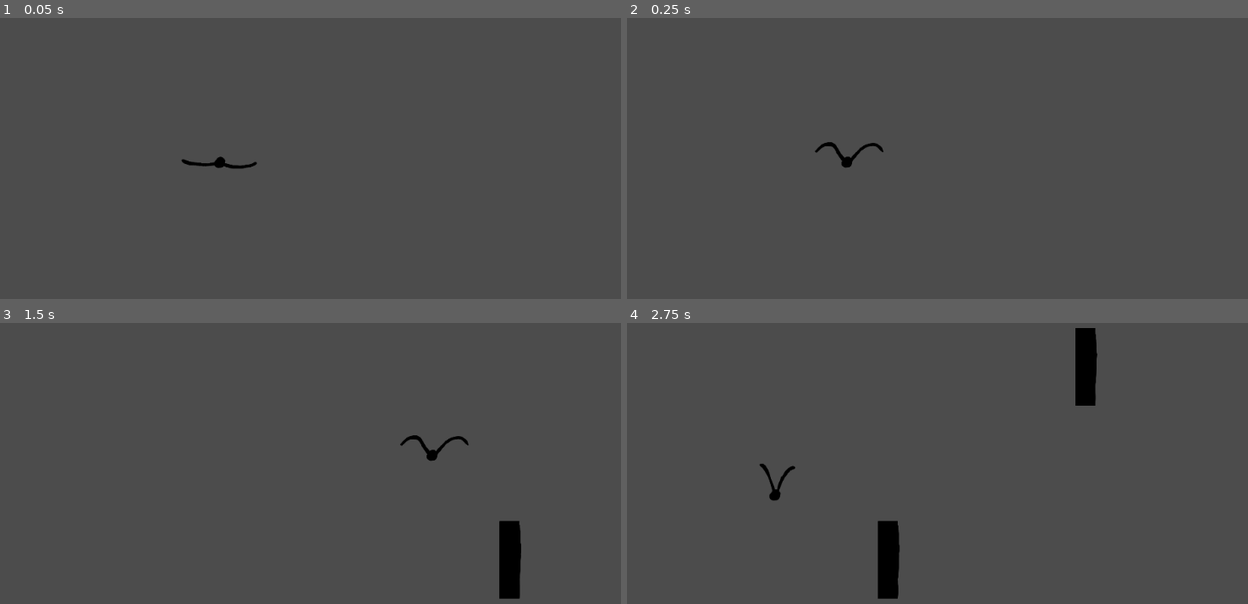
Above: before the commit, frames 1-4 (two rows, left to right).
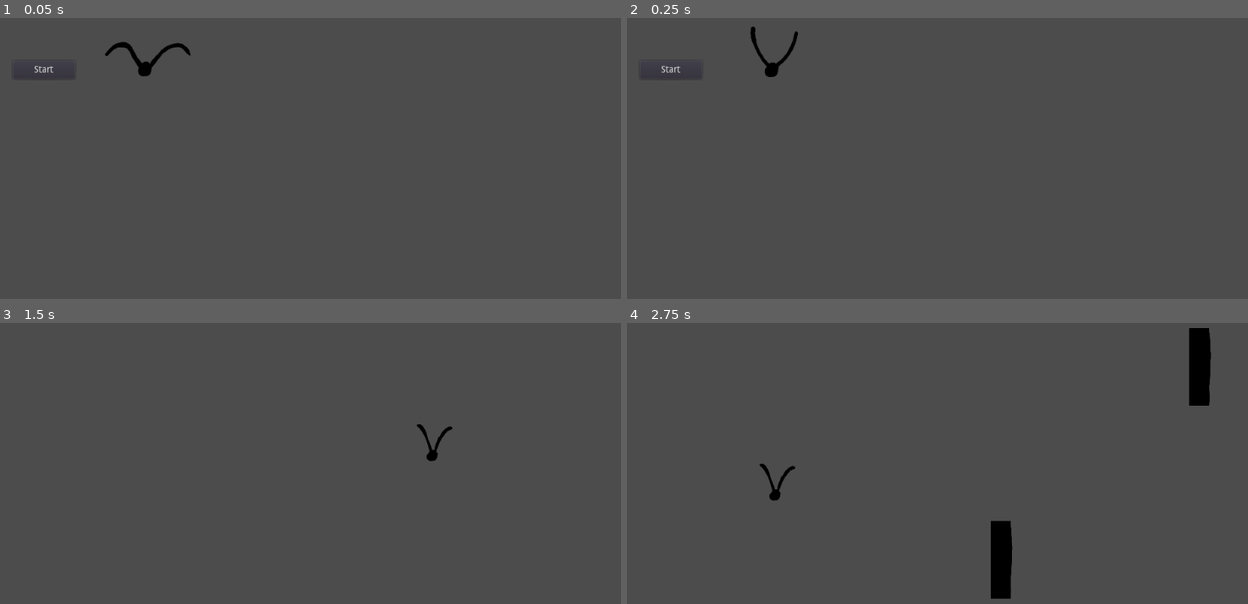
Above: after the commit, the same moments.

Repository: Coursaux/String-game
Game: Godot game, scene res://MainMenu.tscn
Two runs of this game, one before a commit and one after it. Both use one fixed random seed, a clock stepped at 60 frames per second and the inputs below. Before the commit the project starts from res://Main.tscn.
Inputs (mouse positions are in pixels of both pictures, inside the frame that each line leads up to):
- Up to frame 1 (0.05 s): no input
- Up to frame 2 (0.25 s): no input
- Up to frame 3 (1.5 s): click (43, 373) at 0.5 s, where only the run after the commit has a clickable "Start"; move the mouse to (428, 455) at 1.27 s
- Up to frame 4 (2.75 s): move the mouse to (776, 494) at 2.02 s

The runs differ from the first frame. In frame 1, 0.6% of the frame differs, in the area x 5-42%, y 8-54%; in frame 2, 0.5%; in frame 3, 1.2%; in frame 4, 3.8%, in the area x 40-95%, y 1-99%.

Commit message:
started main menu

Diff:
--- a/String/Main.tscn
+++ b/String/Main.tscn
@@ -3,7 +3,7 @@
 [ext_resource path="res://Main.gd" type="Script" id=1]
 [ext_resource path="res://Character.tscn" type="PackedScene" id=2]
 
-[node name="Main" type="Node" index="0"]
+[node name="Main" type="Node"]
 
 script = ExtResource( 1 )
 
--- /dev/null
+++ b/String/MainMenu.gd
@@ -0,0 +1,19 @@
+extends MarginContainer
+
+# class member variables go here, for example:
+# var a = 2
+# var b = "textvar"
+
+func _ready():
+	# Called when the node is added to the scene for the first time.
+	# Initialization here
+	pass
+
+#func _process(delta):
+#	# Called every frame. Delta is time since last frame.
+#	# Update game logic here.
+#	pass
+
+
+func _on_Button_button_up():
+	get_tree().change_scene("res://Main.tscn")
--- /dev/null
+++ b/String/MainMenu.tscn
@@ -0,0 +1,94 @@
+[gd_scene load_steps=9 format=2]
+
+[ext_resource path="res://MainMenu.gd" type="Script" id=1]
+[ext_resource path="res://Sprites/Wings/Wings_0.png" type="Texture" id=2]
+[ext_resource path="res://Sprites/Wings/Wings_1.png" type="Texture" id=3]
+[ext_resource path="res://Sprites/Wings/Wings_2.png" type="Texture" id=4]
+[ext_resource path="res://Sprites/Wings/Wings_3.png" type="Texture" id=5]
+[ext_resource path="res://Sprites/Wings/Wings_4.png" type="Texture" id=6]
+[ext_resource path="res://Sprites/Wings/Wings_5.png" type="Texture" id=7]
+
+[sub_resource type="SpriteFrames" id=1]
+
+animations = [ {
+"frames": [ ExtResource( 2 ), ExtResource( 3 ), ExtResource( 4 ), ExtResource( 5 ), ExtResource( 6 ), ExtResource( 7 ) ],
+"loop": true,
+"name": "default",
+"speed": 10.0
+} ]
+
+[node name="MarginContainer" type="MarginContainer" index="0"]
+
+anchor_left = 0.0
+anchor_top = 0.0
+anchor_right = 1.0
+anchor_bottom = 1.0
+margin_left = -16.0
+margin_top = 54.0
+margin_right = -826.0
+margin_bottom = -358.0
+rect_pivot_offset = Vector2( 0, 0 )
+rect_clip_content = false
+mouse_filter = 0
+mouse_default_cursor_shape = 0
+size_flags_horizontal = 1
+size_flags_vertical = 1
+custom_constants/margin_right = 0
+custom_constants/margin_top = 80
+custom_constants/margin_left = 120
+custom_constants/margin_bottom = 80
+script = ExtResource( 1 )
+
+[node name="TextureRect2" type="TextureRect" parent="." index="0"]
+
+anchor_left = 0.0
+anchor_top = 0.0
+anchor_right = 0.0
+anchor_bottom = 0.0
+margin_left = 120.0
+margin_top = 80.0
+margin_right = 214.0
+margin_bottom = 108.0
+rect_pivot_offset = Vector2( 0, 0 )
+rect_clip_content = false
+mouse_filter = 1
+mouse_default_cursor_shape = 0
+size_flags_horizontal = 1
+size_flags_vertical = 1
+stretch_mode = 0
+
+[node name="AnimatedSprite" type="AnimatedSprite" parent="." index="1"]
+
+position = Vector2( 318.179, 92.5 )
+scale = Vector2( 0.534527, 0.576667 )
+frames = SubResource( 1 )
+animation = "default"
+frame = 1
+playing = true
+
+[node name="Button" type="Button" parent="." index="2"]
+
+anchor_left = 0.0
+anchor_top = 0.0
+anchor_right = 0.0
+anchor_bottom = 0.0
+margin_left = 120.0
+margin_top = 80.0
+margin_right = 214.0
+margin_bottom = 108.0
+rect_pivot_offset = Vector2( 0, 0 )
+rect_clip_content = false
+focus_mode = 2
+mouse_filter = 0
+mouse_default_cursor_shape = 0
+size_flags_horizontal = 1
+size_flags_vertical = 1
+toggle_mode = false
+enabled_focus_mode = 2
+shortcut = null
+group = null
+text = "Start"
+flat = false
+align = 1
+
+[connection signal="button_up" from="Button" to="." method="_on_Button_button_up"]
--- a/String/project.godot
+++ b/String/project.godot
@@ -11,7 +11,7 @@
 [application]
 
 config/name="String"
-run/main_scene="res://Main.tscn"
+run/main_scene="res://MainMenu.tscn"
 config/icon="res://icon.png"
 
 [debug]
Binary file added: String/Sprites/Start.png
Not shown, added: String/Sprites/Start.png.import
